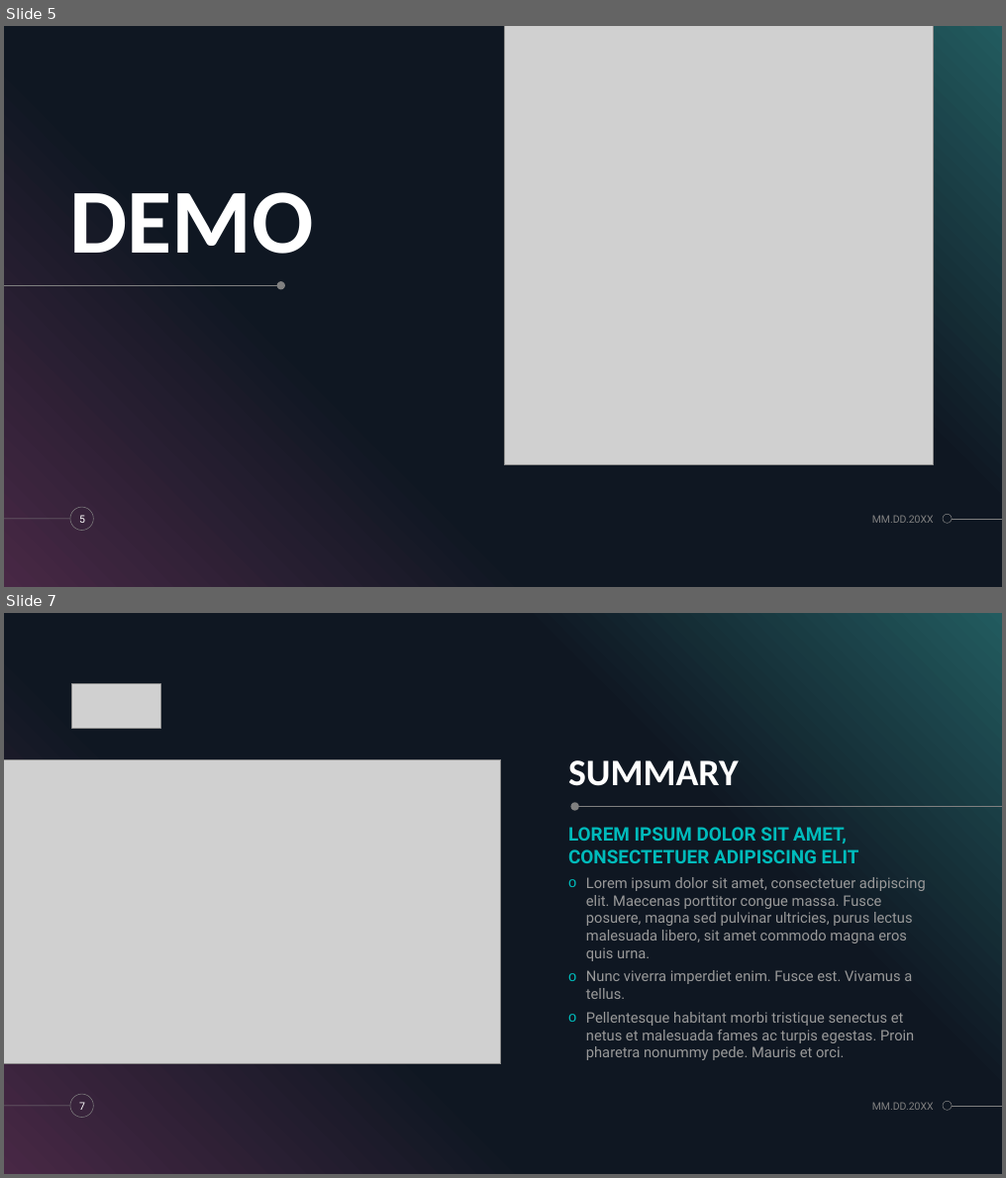
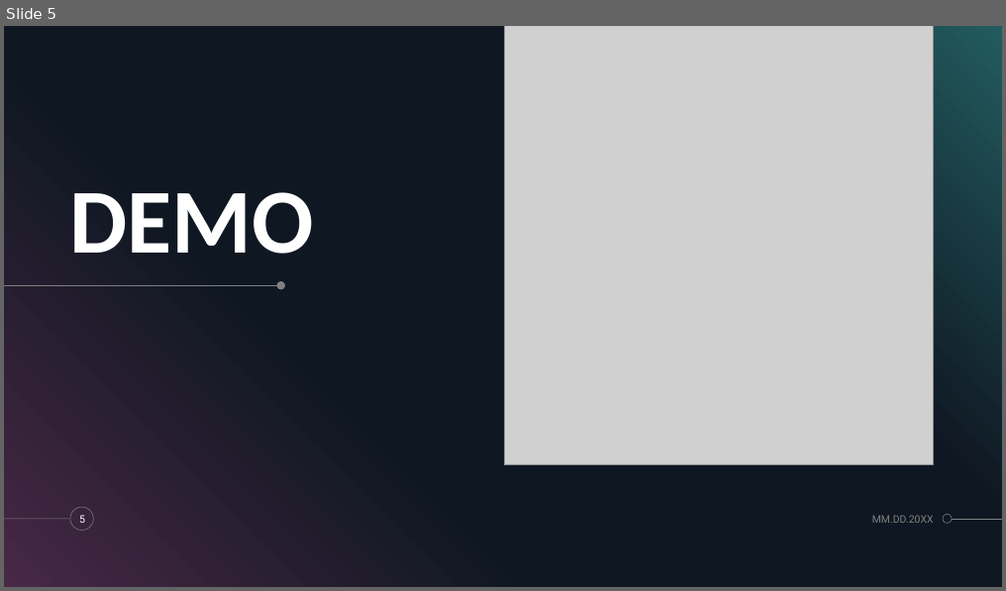
Before and after one commit to nicholeemma/synphony, a slide deck: SYNPHONY.pptx. Shown one above the other, each under a label of ours: slides 5 and 7 before the commit, slide 5 after it; the slides between them are not shown. The pictures are 1006x1178 and 1006x591 pixels, drawn with LibreOffice and Linux fonts; fonts in the diff are those of the drawing; grey boxes stand for pictures. Boxes give left, top, right and bottom in pixels: in the first picture for what was removed or moved away, otherwise in the second. Text is boxed around its words. In the diff, an @@ line names an element or a change of style, - is before the commit and + after.

```diff
--- a/SYNPHONY.pptx
+++ b/SYNPHONY.pptx
@@ slide 7 removed at <box>4,613,1002,1174</box>, background #000000; not listed: 5 template elements that a slide beside it also shows @@
@@ picture removed at <box>72,683,160,728</box> @@
@@ picture removed at <box>4,760,501,1064</box> @@
@@ title removed at <box>568,761,739,786</box> @@
-SUMMARY
@@ ellipse removed at <box>570,802,579,811</box> @@
@@ line removed from (1002, 807) to (577, 807) @@
@@ text removed at <box>568,827,859,863</box> @@
-LOREM IPSUM DOLOR SIT AMET, CONSECTETUER ADIPISCING ELIT
@@ text removed at <box>586,877,926,1060</box> @@
-o Lorem ipsum dolor sit amet, consectetuer adipiscing elit. Maecenas porttitor congue massa. Fusce posuere, magna sed pulvinar ultricies, purus lectus malesuada libero, sit amet commodo magna eros quis urna.
-o Nunc viverra imperdiet enim. Fusce est. Vivamus a tellus.
-o Pellentesque habitant morbi tristique senectus et netus et malesuada fames ac turpis egestas. Proin pharetra nonummy pede. Mauris et orci.
@@ page number removed at <box>79,1102,85,1110</box> @@
-7
@@ text removed at <box>872,1102,934,1110</box> @@
-MM.DD.20XX
```
Also in this commit, not shown: 5 slides changed, 2 slides added, 1 other file.
